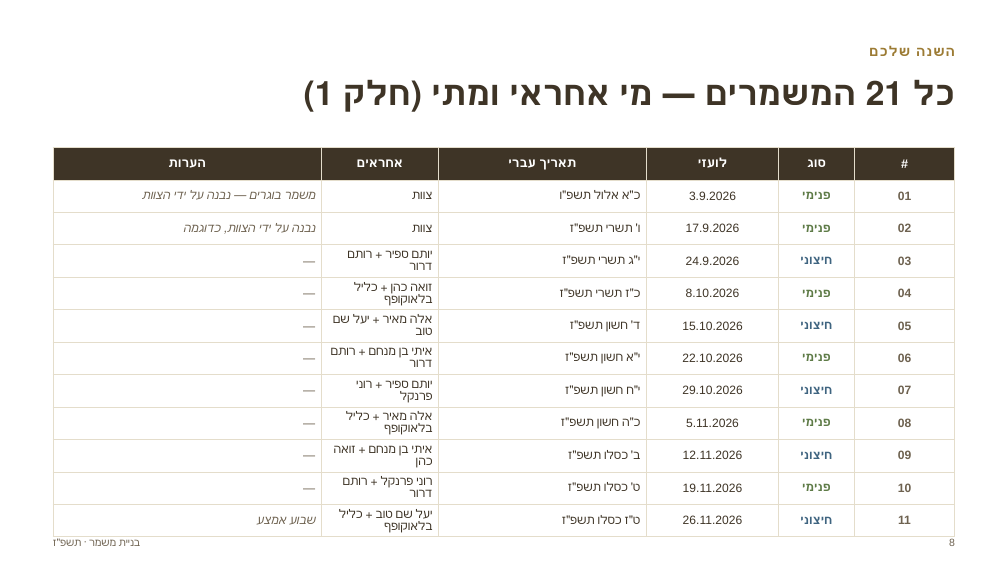
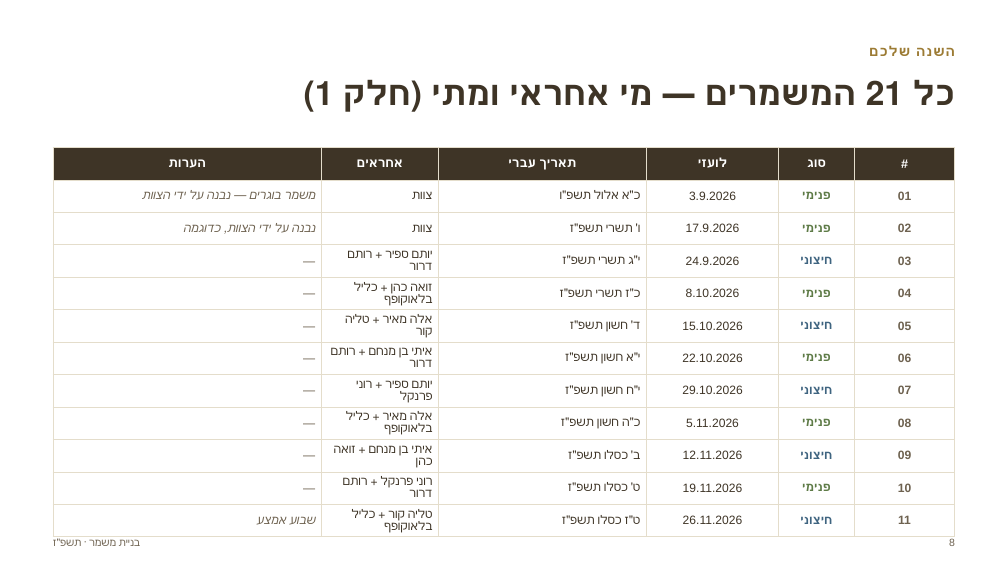
Before and after one commit to urishav464/Ein-Prat-work, a slide deck: slide 8 of Mishmer-section/2026-27/binyat-mishmar-mifgash-peticha.pptx. Drawn at 1008x567 pixels with LibreOffice and Linux fonts; fonts in the diff are those of the drawing. Boxes give left, top, right and bottom in pixels: in the first picture for what was removed or moved away, otherwise in the second. Text is boxed around its words. In the diff, an @@ line names an element or a change of style, - is before the commit and + after.

```diff
--- a/Mishmer-section/2026-27/binyat-mishmar-mifgash-peticha.pptx
+++ b/Mishmer-section/2026-27/binyat-mishmar-mifgash-peticha.pptx
@@ table at (x1=53, y1=147, x2=955, y2=537) @@
-row 6, column 2: אלה מאיר + יעל שם טוב
+row 6, column 2: אלה מאיר + טליה קור
-row 12, column 2: יעל שם טוב + כליל בלאוקופף
+row 12, column 2: טליה קור + כליל בלאוקופף
```
Also in this commit, not shown: 1 other slide changed, 7 other files.
